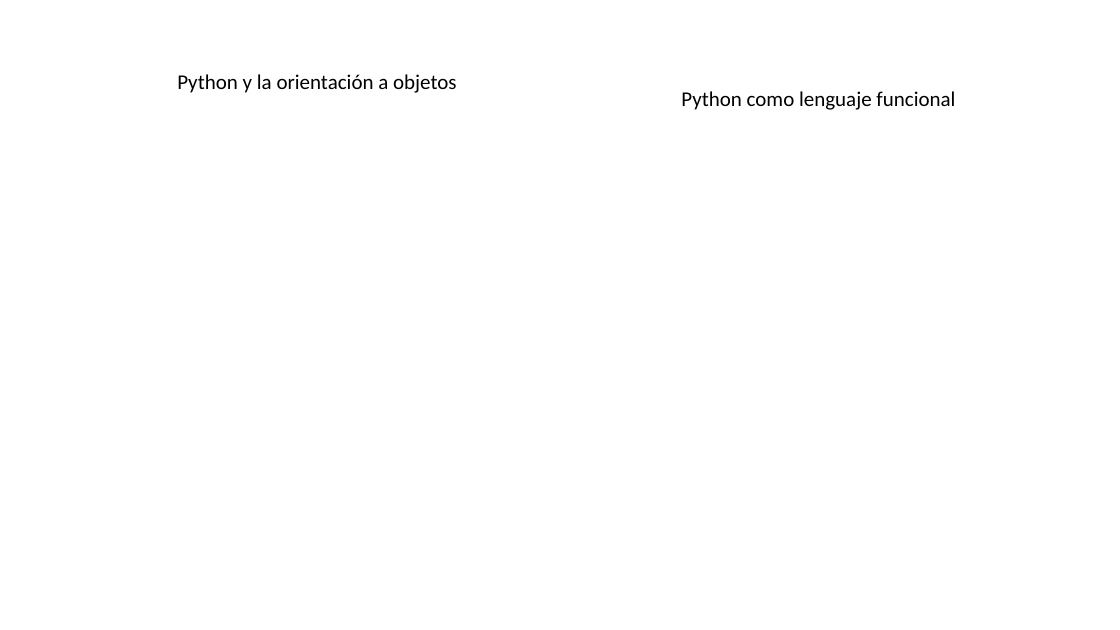
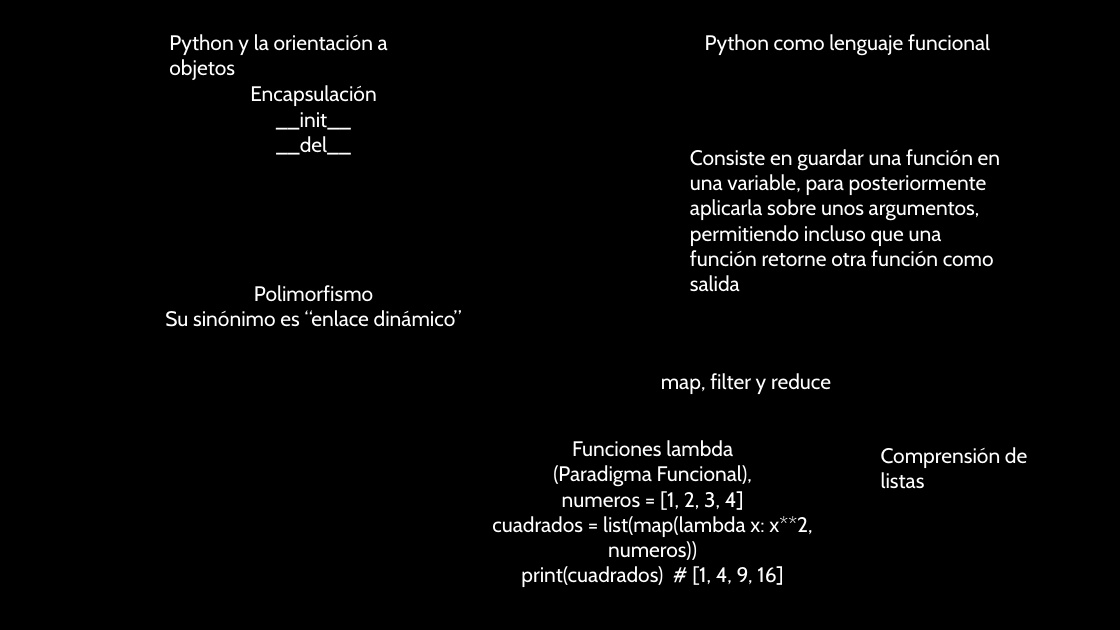
Before and after one commit to Abraham10VelGlez/class_python, a slide deck: slide 6 of manual.pptx. Drawn at 1120x630 pixels with LibreOffice and Linux fonts; fonts in the diff are those of the drawing; background and template pictures are left out. Boxes give left, top, right and bottom in pixels: in the first picture for what was removed or moved away, otherwise in the second. Text is boxed around its words. In the diff, an @@ line names an element or a change of style, - is before the commit and + after.

```diff
--- a/manual.pptx
+++ b/manual.pptx
@@ background #FFFFFF to picture (left out) @@
@@ text "Python y la orientación a ..." moved from (x1=177, y1=74, x2=457, y2=93) to (x1=169, y1=34, x2=388, y2=80) @@
@@ text "Python y la orientación a ..." at (x1=169, y1=34, x2=388, y2=80): font Calibri to Cabin, text colour #000000 to #FFFFFF @@
@@ text "Python como lenguaje funcional" at (x1=705, y1=34, x2=990, y2=56): font Calibri to Cabin, text colour #000000 to #FFFFFF @@
@@ text "Python como lenguaje funcional" moved from (x1=681, y1=91, x2=955, y2=110) to (x1=705, y1=34, x2=990, y2=56) @@
@@ text added at (x1=250, y1=85, x2=376, y2=155), 18 pt, text #FFFFFF @@
+Encapsulación
+__init__
+__del__
@@ text added at (x1=690, y1=149, x2=1000, y2=267), 18 pt, text #FFFFFF @@
+Consiste en guardar una función en una variable, para posteriormente aplicarla sobre unos argumentos, permitiendo incluso que una función retorne otra función como salida
@@ text added at (x1=165, y1=285, x2=462, y2=327), 18 pt, text #FFFFFF @@
+Polimorfismo
+Su sinónimo es “enlace dinámico”
@@ text added at (x1=661, y1=373, x2=831, y2=394), 18 pt, text #FFFFFF @@
+map, filter y reduce
@@ text added at (x1=492, y1=440, x2=812, y2=587), 18 pt, text #FFFFFF @@
+Funciones lambda
+(Paradigma Funcional),
+numeros = [1, 2, 3, 4]
+cuadrados = list(map(lambda x: x**2, numeros))
+print(cuadrados) # [1, 4, 9, 16]
@@ text added at (x1=881, y1=447, x2=1027, y2=489), 18 pt, text #FFFFFF @@
+Comprensión de listas
```
Also in this commit, not shown: 5 other slides changed, 1 slide added, 1 slide removed, 3 other files.
